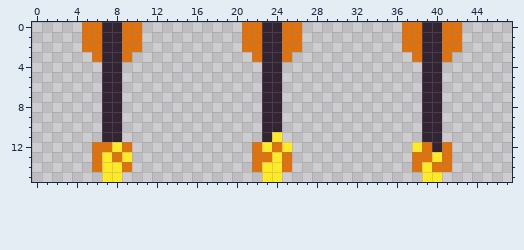
Two versions of one pixel-art sprite, data/Arrow_flaming.png. Above: the version before the commit.
The file is 48x16 pixels.
The same view after the edit:
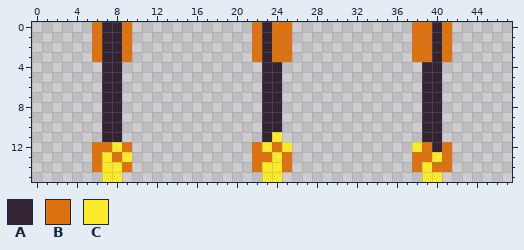
Palette (. is transparent): A #332433  B #dd720e  C #ffea29
Difference:
{"y":0,"x":5,"old":"B","new":"."}
{"y":0,"x":10,"old":"B","new":"."}
{"y":0,"x":21,"old":"B","new":"."}
{"y":0,"x":24,"old":"A","new":"B"}
{"y":0,"x":26,"old":"B","new":"."}
{"y":0,"x":37,"old":"B","new":"."}
{"y":0,"x":39,"old":"A","new":"B"}
{"y":0,"x":42,"old":"B","new":"."}
{"y":1,"x":5,"old":"B","new":"."}
{"y":1,"x":10,"old":"B","new":"."}
{"y":1,"x":21,"old":"B","new":"."}
{"y":1,"x":24,"old":"A","new":"B"}
{"y":1,"x":26,"old":"B","new":"."}
{"y":1,"x":37,"old":"B","new":"."}
{"y":1,"x":39,"old":"A","new":"B"}
{"y":1,"x":42,"old":"B","new":"."}
{"y":2,"x":5,"old":"B","new":"."}
{"y":2,"x":10,"old":"B","new":"."}
{"y":2,"x":21,"old":"B","new":"."}
{"y":2,"x":24,"old":"A","new":"B"}
{"y":2,"x":26,"old":"B","new":"."}
{"y":2,"x":37,"old":"B","new":"."}
{"y":2,"x":39,"old":"A","new":"B"}
{"y":2,"x":42,"old":"B","new":"."}
{"y":3,"x":24,"old":"A","new":"B"}
{"y":3,"x":39,"old":"A","new":"B"}
